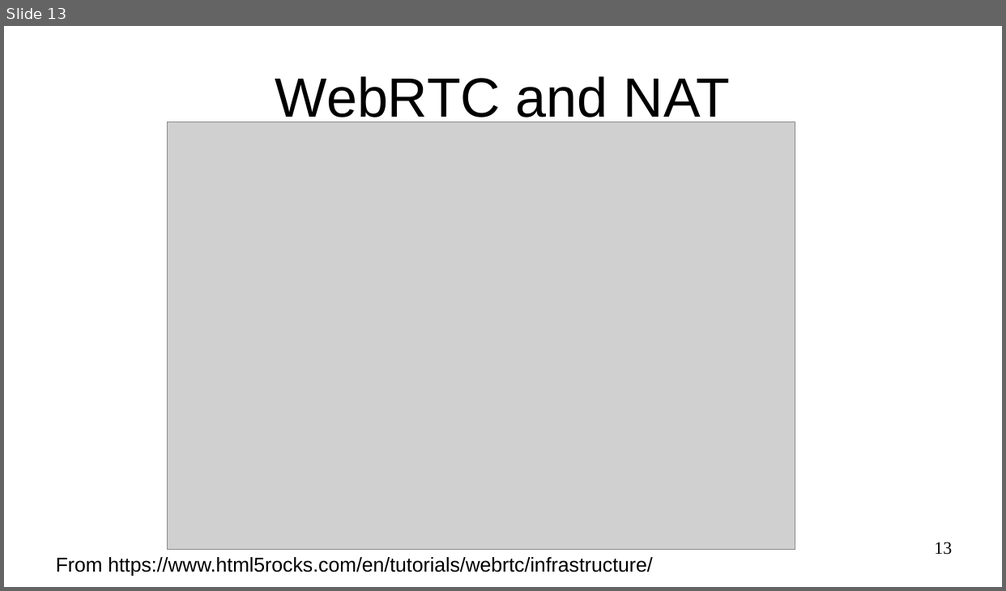
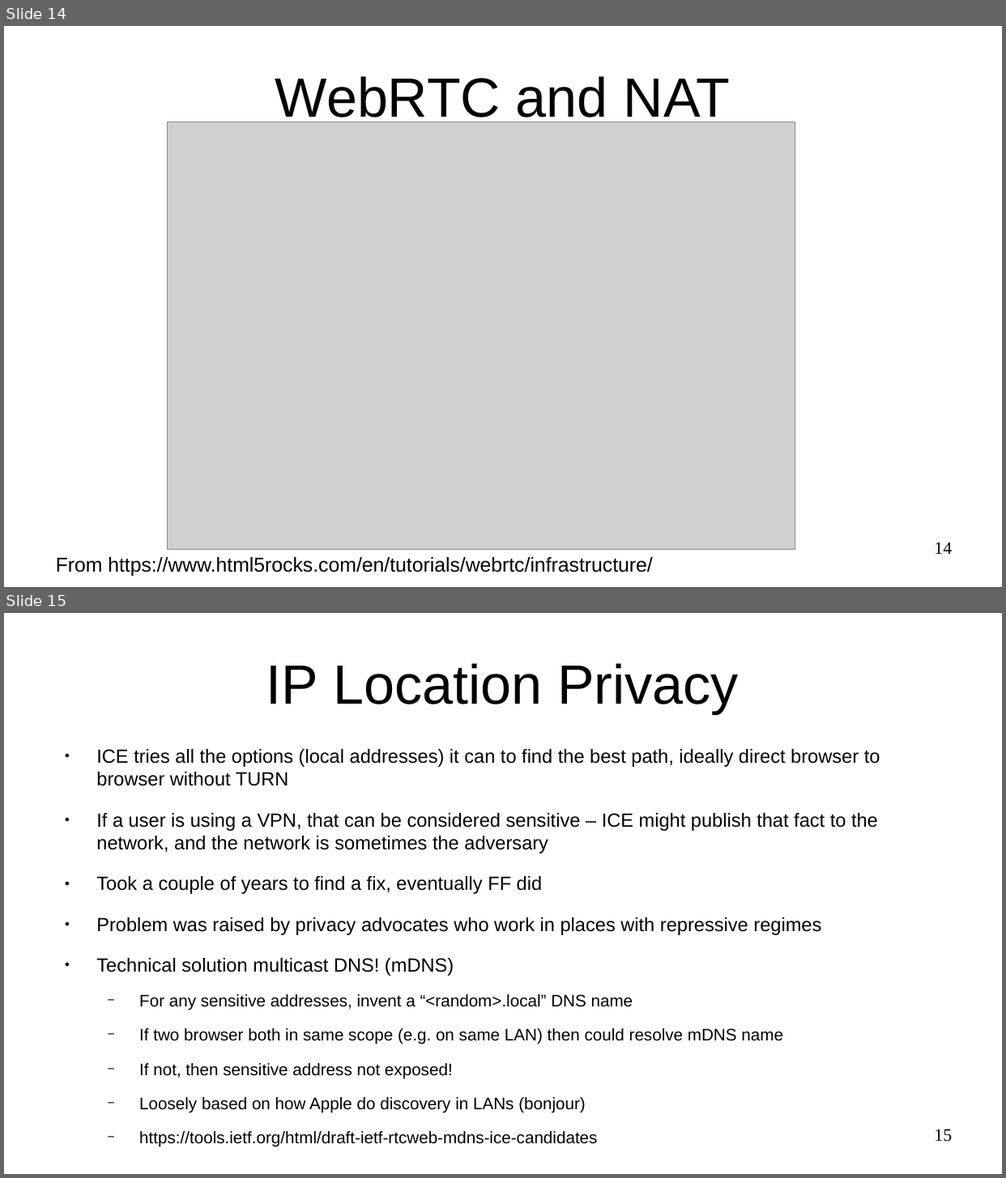
Before and after one commit to sftcd/cs7053, a slide deck: 2016lectures/12-webrtc.odp. Shown one above the other, each under a label of ours: slide 13 before the commit, slides 14 and 15 after it. The pictures are 1006x591 and 1006x1178 pixels, drawn with LibreOffice and Linux fonts; fonts in the diff are those of the drawing; grey boxes stand for pictures. Boxes give left, top, right and bottom in pixels: in the first picture for what was removed or moved away, otherwise in the second. Text is boxed around its words. In the diff, an @@ line names an element or a change of style, - is before the commit and + after.

```diff
--- a/2016lectures/12-webrtc.odp
+++ b/2016lectures/12-webrtc.odp
@@ slide 15 added at [4,613,1002,1174], background #FFFFFF @@
@@ title added at [266,663,739,714], 44 pt, text #000000 @@
+IP Location Privacy
@@ text added at [96,749,880,1148], 15.2 pt, text #000000 @@
+● ICE tries all the options (local addresses) it can to find the best path, ideally direct browser to browser without TURN
+● If a user is using a VPN, that can be considered sensitive – ICE might publish that fact to the network, and the network is sometimes the adversary
+● Took a couple of years to find a fix, eventually FF did
+● Problem was raised by privacy advocates who work in places with repressive regimes
+● Technical solution multicast DNS! (mDNS)
+  − For any sensitive addresses, invent a “<random>.local” DNS name
+  − If two browser both in same scope (e.g. on same LAN) then could resolve mDNS name
+  − If not, then sensitive address not exposed!
+  − Loosely based on how Apple do discovery in LANs (bonjour)
+  − https://tools.ietf.org/html/draft-ietf-rtcweb-mdns-ice-candidates
@@ page number added at [934,1129,952,1142], 14 pt, text #000000 @@
+15
@@ what was slide 13 is now slide 14 @@
@@ page number at [934,542,952,554]: text changed @@
-13
+14
```
Also in this commit, not shown: 3 slides changed, 5 other slides added, 1 other file.
